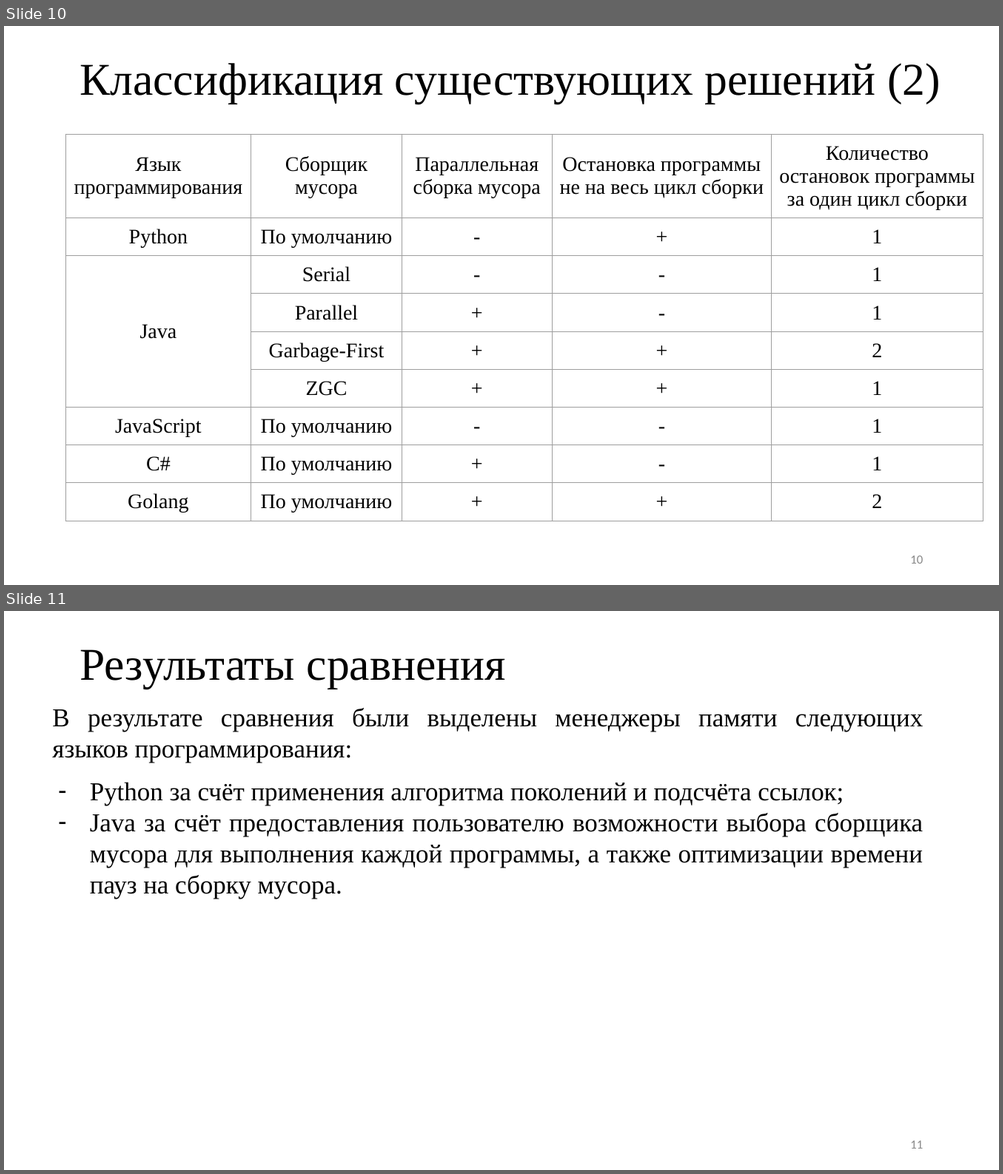
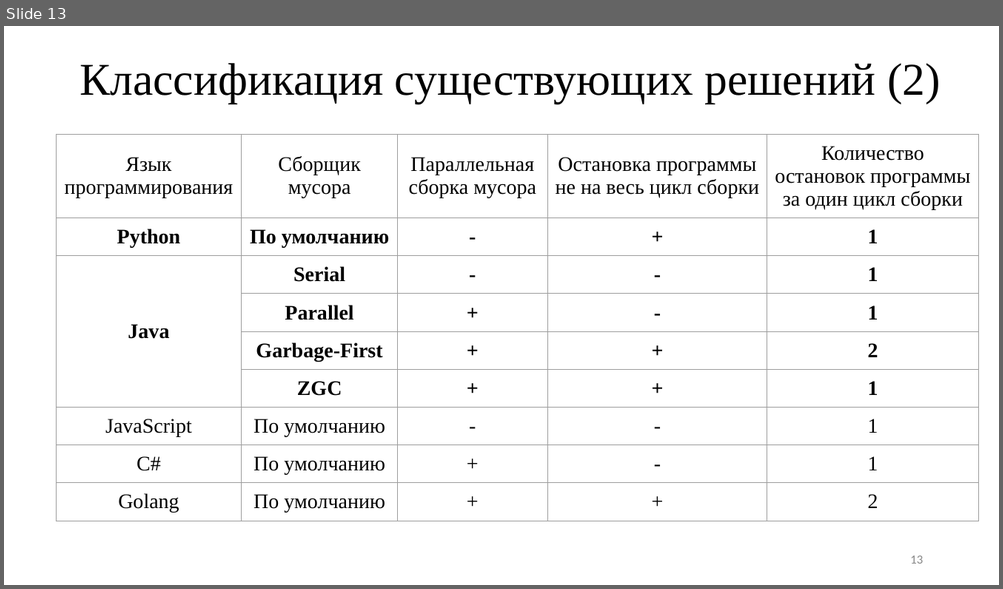
Before and after one commit to Inspirate789/memory-management-algorithms, a slide deck: presentation/presentation.pptx. Shown one above the other, each under a label of ours: slides 10 and 11 before the commit, slide 13 after it. The pictures are 1003x1174 and 1003x589 pixels, drawn with LibreOffice and Linux fonts; fonts in the diff are those of the drawing. Boxes give left, top, right and bottom in pixels: in the first picture for what was removed or moved away, otherwise in the second. Text is boxed around its words. In the diff, an @@ line names an element or a change of style, - is before the commit and + after.

```diff
--- a/presentation/presentation.pptx
+++ b/presentation/presentation.pptx
@@ slide 11 removed at <box>4,611,999,1170</box>, background #FFFFFF @@
@@ title removed at <box>79,649,506,688</box> @@
-Результаты сравнения
@@ text removed at <box>52,708,923,900</box> @@
-В результате сравнения были выделены менеджеры памяти следующих языков программирования:
-– Python за счёт применения алгоритма поколений и подсчёта ссылок;
-– Java за счёт предоставления пользователю возможности выбора сборщика мусора для выполнения каждой программы, а также оптимизации времени пауз на сборку мусора.
@@ page number removed at <box>910,1141,922,1149</box> @@
-11
@@ what was slide 10 is now slide 13 @@
@@ slide 13 changed as well @@
@@ table at <box>57,134,979,516</box> @@
@@ bold on in "Python", "По умолчанию", "-", "+" and 18 more places @@
@@ table: place and size @@
-table at <box>65,134,982,516</box>
+table at <box>57,134,979,516</box>
@@ page number at <box>910,556,922,564</box>: text changed @@
-10
+13
```
Also in this commit, not shown: 10 other slides changed, 3 slides added, 9 other files.
